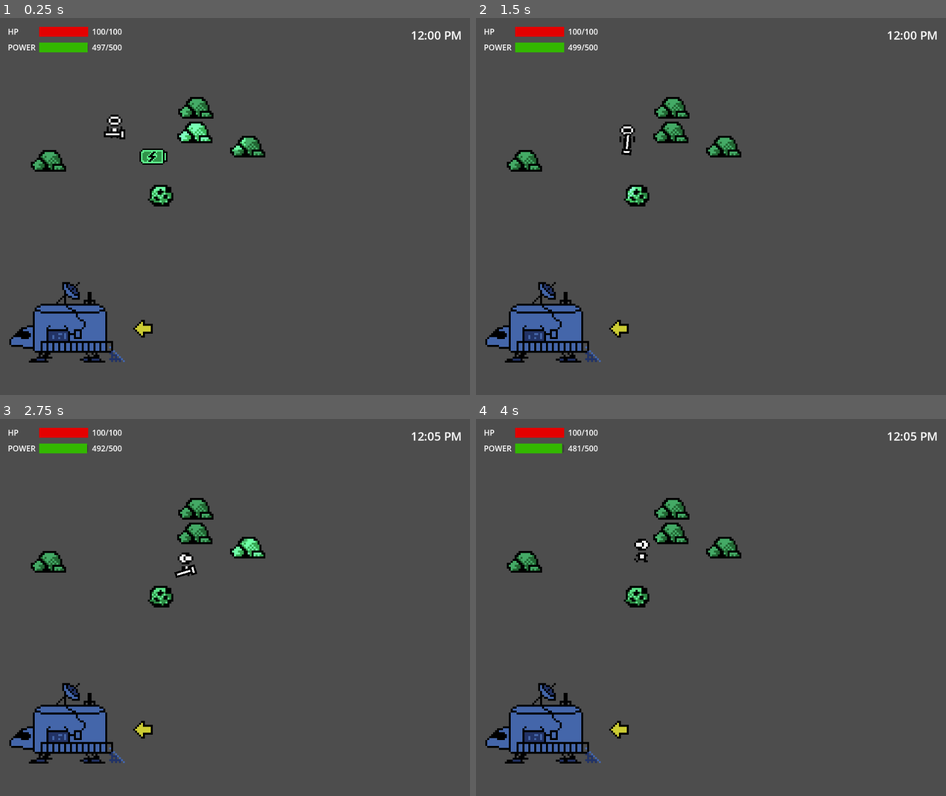
Above: before the commit, frames 1-4 (two rows, left to right).
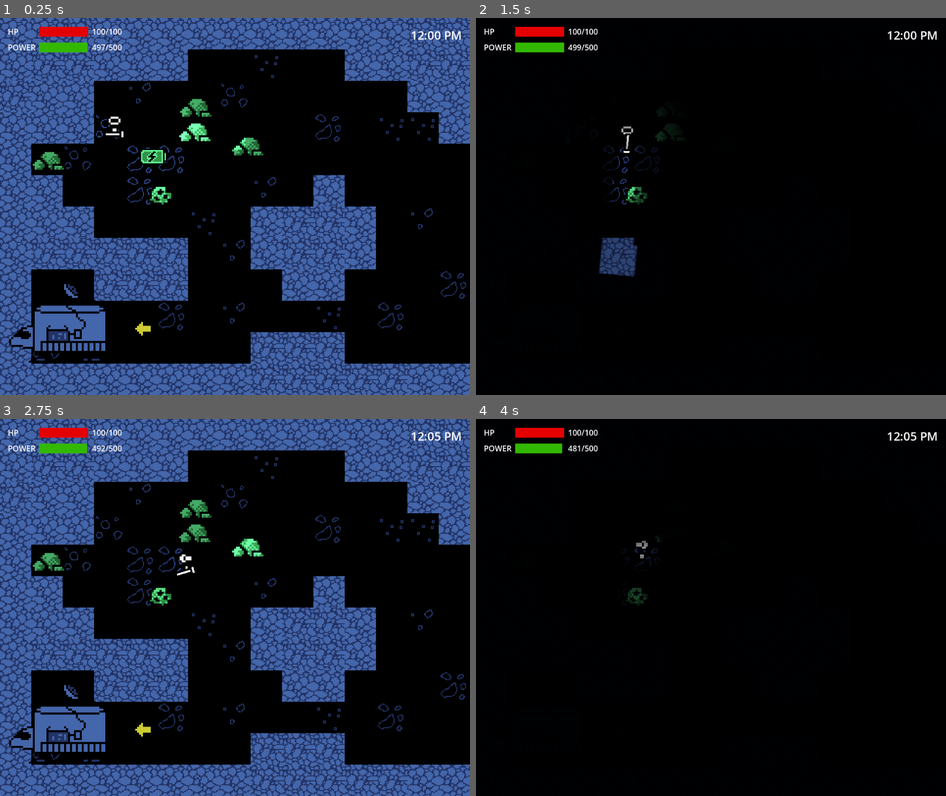
Above: after the commit, the same moments.

Repository: dylanpruitt/gamedevjs24
Game: Godot game, scene res://main.tscn
Same seed, same stepped clock (60 frames per second), same inputs: the game is played once before the commit and once after it. Sound files missing from this copy of the repository are replaced by a short silence.
Inputs (mouse positions are in pixels of both pictures, inside the frame that each line leads up to):
- Up to frame 1 (0.25 s): no input
- Up to frame 2 (1.5 s): tap Enter (ui_accept) at 0.5, 0.77 s; move the mouse to (814, 187) at 0.52 s; hold D (move_right) 0.53-1.28 s; tap 1 (test, bound only after the commit) at 0.6 s; click (814, 187) at 0.67 s; tap Space (test, bound only before the commit) at 0.8, 1.35 s; move the mouse to (617, 225) at 1.27 s; hold S (move_down) from 1.28 s (still down)
- Up to frame 3 (2.75 s): tap Enter (ui_accept) at 1.52 s; tap F (toggle_flashlight) at 1.55, 2.1 s; move the mouse to (282, 524) at 2.02 s; release S (move_down) at 2.03 s; hold D (move_right) from 2.03 s (still down); tap 1 (test, bound only after the commit) at 2.3 s
- Up to frame 4 (4 s): move the mouse to (687, 682) at 2.77 s; release D (move_right) at 2.78 s; hold W (move_up) 2.78-3.53 s; tap 1 (test, bound only after the commit) at 2.85 s; click (687, 682) at 2.92 s; tap Enter (ui_accept) at 3.02, 3.5, 3.77 s; tap Space (test, bound only before the commit) at 3.05, 3.6 s; move the mouse to (852, 664) at 3.52 s; hold Left (move_left) from 3.53 s (still down); tap F (toggle_flashlight) at 3.8 s

The runs differ from the first frame. In frame 1, 95% of the frame differs, in the area x 0-100%, y 0-100%; in frame 2, 98%; in frame 3, 95%; in frame 4, 98%.

Commit message:
added some sfx

Diff:
--- a/entities/battery_pickup/battery_pickup.gd
+++ b/entities/battery_pickup/battery_pickup.gd
@@ -15,4 +15,8 @@
 	# Kind of hacky, but if the player is colliding, give them power.
 	if body.power:
 		body.add_power(power_gain)
+		$PickupSFX.play()
+		$CollisionShape2D.queue_free()
+		$Sprite2D.queue_free()
+		await $PickupSFX.finished
 		queue_free()
--- a/entities/battery_pickup/battery_pickup.tscn
+++ b/entities/battery_pickup/battery_pickup.tscn
@@ -1,8 +1,9 @@
-[gd_scene load_steps=5 format=3 uid="uid://cx07ehh4wopf0"]
+[gd_scene load_steps=6 format=3 uid="uid://cx07ehh4wopf0"]
 
 [ext_resource type="Texture2D" uid="uid://dv5urvhd456jt" path="res://assets/battery_pickup.png" id="1_i6whb"]
 [ext_resource type="Script" path="res://entities/battery_pickup/battery_pickup.gd" id="1_ne8of"]
 [ext_resource type="Texture2D" uid="uid://bhn40lsxnxm6x" path="res://assets/neutral_light_texture_96.webp" id="3_t8dt1"]
+[ext_resource type="AudioStream" uid="uid://ga33jts4qhke" path="res://assets/sfx/item_pickup.ogg" id="4_bbbpo"]
 
 [sub_resource type="RectangleShape2D" id="RectangleShape2D_adwkf"]
 size = Vector2(20, 12)
@@ -23,4 +24,7 @@
 energy = 0.5
 texture = ExtResource("3_t8dt1")
 
+[node name="PickupSFX" type="AudioStreamPlayer2D" parent="."]
+stream = ExtResource("4_bbbpo")
+
 [connection signal="body_entered" from="." to="." method="_on_body_entered"]
--- a/entities/coal_rock/coal_rock.tscn
+++ b/entities/coal_rock/coal_rock.tscn
@@ -7,6 +7,7 @@
 [ext_resource type="PackedScene" uid="uid://v2pevsxqgv1e" path="res://components/value_component.tscn" id="5_ad7mu"]
 [ext_resource type="PackedScene" uid="uid://bjnll04vmh00" path="res://components/name_component.tscn" id="6_b6e6p"]
 [ext_resource type="Texture2D" uid="uid://bhn40lsxnxm6x" path="res://assets/neutral_light_texture_96.webp" id="7_gqlda"]
+[ext_resource type="AudioStream" uid="uid://dai4sdbvm42dg" path="res://assets/sfx/rock_breaking.wav" id="8_icebh"]
 
 [sub_resource type="RectangleShape2D" id="RectangleShape2D_8cl2t"]
 size = Vector2(12.75, 10)
@@ -49,5 +50,9 @@
 energy = 0.5
 texture = ExtResource("7_gqlda")
 
+[node name="BreakSFX" type="AudioStreamPlayer2D" parent="."]
+stream = ExtResource("8_icebh")
+volume_db = -8.0
+
 [connection signal="entity_died" from="HealthComponent" to="." method="_on_entity_died"]
 [connection signal="health_changed" from="HealthComponent" to="." method="_on_health_changed"]
--- a/entities/player/player.tscn
+++ b/entities/player/player.tscn
@@ -119,8 +119,9 @@
 [node name="Camera2D" type="Camera2D" parent="."]
 
 [node name="PointLight2D" type="PointLight2D" parent="."]
-energy = 0.85
 texture = ExtResource("8_4egi1")
+
+[node name="AudioListener2D" type="AudioListener2D" parent="."]
 
 [connection signal="drain_power" from="PlayerSprite/Drill" to="." method="_on_drill_drained_power"]
 [connection signal="drain_power" from="PlayerSprite/Flashlight" to="." method="_on_flashlight_drained_power"]
--- a/entities/rock/rock.gd
+++ b/entities/rock/rock.gd
@@ -1,19 +1,25 @@
 extends Node2D
 
 var low_health = false
+var already_dead = false
 
 func _on_entity_died():
-	GlobalVariables.add_found_item(
-		[$NameComponent.entity_name, $ValueComponent.money_value]
-	)
-	print(GlobalVariables.player_found_items)
-	queue_free()
+	if !already_dead:
+		already_dead = true
+		GlobalVariables.add_found_item(
+			[$NameComponent.entity_name, $ValueComponent.money_value]
+		)
+		print(GlobalVariables.player_found_items)
+		$BreakSFX.play()
+		$CollisionShape2D.queue_free()
+		$Sprite2D.queue_free()
+		await $BreakSFX.finished
+		queue_free()
 
 func _on_health_changed(old_value, new_value):
 	$CPUParticles2D.emitting = true
 
 	if new_value <= $HealthComponent.max_health / 2 and low_health == false:
 		low_health = true
-		var low_health_image = Image.load_from_file("res://assets/rock_broken.png")
-		var low_health_texture = ImageTexture.create_from_image(low_health_image)
+		var low_health_texture = load("res://assets/rock_broken.png")
 		$Sprite2D.set_texture(low_health_texture)
--- a/entities/rock/rock.tscn
+++ b/entities/rock/rock.tscn
@@ -6,6 +6,7 @@
 [ext_resource type="Texture2D" uid="uid://ds6ilfn73ep5q" path="res://assets/tiles/rock_particle.png" id="4_r8dqe"]
 [ext_resource type="PackedScene" uid="uid://v2pevsxqgv1e" path="res://components/value_component.tscn" id="5_0x6vk"]
 [ext_resource type="PackedScene" uid="uid://bjnll04vmh00" path="res://components/name_component.tscn" id="6_twf41"]
+[ext_resource type="AudioStream" uid="uid://dai4sdbvm42dg" path="res://assets/sfx/rock_breaking.wav" id="7_1rqhq"]
 
 [sub_resource type="RectangleShape2D" id="RectangleShape2D_8cl2t"]
 size = Vector2(12.75, 10)
@@ -40,5 +41,9 @@
 
 [node name="NameComponent" parent="." instance=ExtResource("6_twf41")]
 
+[node name="BreakSFX" type="AudioStreamPlayer2D" parent="."]
+stream = ExtResource("7_1rqhq")
+volume_db = -8.0
+
 [connection signal="entity_died" from="HealthComponent" to="." method="_on_entity_died"]
 [connection signal="health_changed" from="HealthComponent" to="." method="_on_health_changed"]
--- a/entities/ship/ship.tscn
+++ b/entities/ship/ship.tscn
@@ -84,28 +84,22 @@
 [node name="Control" type="Control" parent="."]
 layout_mode = 3
 anchors_preset = 0
-offset_left = 108.0
-offset_top = -33.0
-offset_right = 199.0
-offset_bottom = -2.0
 
 [node name="LeaveButton" type="Button" parent="Control"]
-layout_mode = 0
-offset_left = -202.0
-offset_top = -68.0
-offset_right = -122.0
-offset_bottom = -37.0
+offset_left = -94.0
+offset_top = -99.0
+offset_right = -14.0
+offset_bottom = -68.0
 focus_neighbor_right = NodePath("../ChargeItemsButton")
 focus_next = NodePath("../ChargeItemsButton")
 focus_previous = NodePath("../ChargeItemsButton")
 text = "Leave"
 
 [node name="ChargeItemsButton" type="Button" parent="Control"]
-layout_mode = 0
-offset_left = -61.0
-offset_top = -68.0
-offset_right = 49.0
-offset_bottom = -37.0
+offset_left = 47.0
+offset_top = -99.0
+offset_right = 157.0
+offset_bottom = -68.0
 focus_neighbor_left = NodePath("../LeaveButton")
 focus_next = NodePath("../LeaveButton")
 focus_previous = NodePath("../LeaveButton")
@@ -113,11 +107,10 @@
 
 [node name="Label" type="Label" parent="Control"]
 visible = false
-layout_mode = 0
-offset_left = -71.0
-offset_top = -96.0
-offset_right = 65.0
-offset_bottom = -73.0
+offset_left = 36.0
+offset_top = -126.0
+offset_right = 172.0
+offset_bottom = -103.0
 text = "Charging power..."
 
 [connection signal="body_entered" from="InnerArea" to="." method="_on_inner_area_body_entered"]
--- a/flashlight.gd
+++ b/flashlight.gd
@@ -18,5 +18,6 @@
 		drain_power.emit($PowerDrainComponent.power_drain * delta)
 	if Input.is_action_just_pressed("toggle_flashlight"):
 		toggled = !toggled
+		visible = !visible
 		$PointLight2D.enabled = toggled
-		visible = !visible
+		$ToggleSFX.play()
--- a/flashlight.tscn
+++ b/flashlight.tscn
@@ -1,9 +1,10 @@
-[gd_scene load_steps=6 format=3 uid="uid://c0rl6ym1o7ku1"]
+[gd_scene load_steps=7 format=3 uid="uid://c0rl6ym1o7ku1"]
 
 [ext_resource type="Script" path="res://flashlight.gd" id="2_7pxuh"]
 [ext_resource type="Texture2D" uid="uid://ctv6t6bwik104" path="res://assets/flashlight.png" id="2_7qpma"]
 [ext_resource type="Script" path="res://components/power_drain.gd" id="3_vvrij"]
 [ext_resource type="Texture2D" uid="uid://clxr2d57y01p4" path="res://assets/lighting_test2.png" id="4_byg5b"]
+[ext_resource type="AudioStream" uid="uid://borcu5qqbnyhc" path="res://assets/sfx/flashlight_toggle.wav" id="5_e3gey"]
 
 [sub_resource type="SpriteFrames" id="SpriteFrames_dwyyi"]
 animations = [{
@@ -31,3 +32,7 @@
 position = Vector2(35, 0)
 energy = 0.65
 texture = ExtResource("4_byg5b")
+
+[node name="ToggleSFX" type="AudioStreamPlayer2D" parent="."]
+stream = ExtResource("5_e3gey")
+volume_db = -8.0
--- a/main.gd
+++ b/main.gd
@@ -1,5 +1,4 @@
 extends Node
-
 
 # Called when the node enters the scene tree for the first time.
 func _ready():
@@ -19,6 +18,8 @@
 		$PauseMenu.show()
 		$PauseMenu/ResumeButton.grab_focus()
 		get_tree().paused = true
+	if Input.is_action_just_pressed("test"):
+		$CanvasModulate.visible = !$CanvasModulate.visible
 
 func _on_pause_menu_pressed_resume_button():
 	print("Unpaused game")
--- a/main.tscn
+++ b/main.tscn
@@ -10,6 +10,7 @@
 [ext_resource type="PackedScene" uid="uid://bxw7gxj4gpvc3" path="res://entities/coal_rock/coal_rock.tscn" id="8_wmo1i"]
 [ext_resource type="PackedScene" uid="uid://cx07ehh4wopf0" path="res://entities/battery_pickup/battery_pickup.tscn" id="9_tcb8q"]
 [ext_resource type="PackedScene" uid="uid://xc3eumu5bgcd" path="res://entities/ship/ship.tscn" id="10_87cvs"]
+[ext_resource type="AudioStream" uid="uid://srkwqk8mte3y" path="res://assets/music/test_music.wav" id="11_iarpj"]
 
 [sub_resource type="NavigationPolygon" id="NavigationPolygon_x287l"]
 vertices = PackedVector2Array(16, 16, -16, 16, -16, -16, 16, -16)
@@ -71,11 +72,10 @@
 script = ExtResource("1_ldknm")
 
 [node name="TileMap" type="TileMap" parent="."]
-visible = false
 scale = Vector2(2, 2)
 tile_set = SubResource("TileSet_ca22c")
 format = 2
-layer_0/tile_data = PackedInt32Array(0, 327682, 0, 1, 327682 …(1456 unchanged characters)… , 393218, 0, 327690, 327682, 0, 589828, 393218, 0, 524291, 393218, 0, 458755, 393218,  …(1603 unchanged characters)…
+layer_0/tile_data = PackedInt32Array(0, 327682, 0, 1, 327682 …(1456 unchanged characters)… , 393218, 0, 327690, 327682, 0, 589828, 2, 0, 524291, 393218, 0, 458755, 393218,  …(1603 unchanged characters)…
 
 [node name="HUD" parent="." instance=ExtResource("1_0hk7k")]
 
@@ -116,6 +116,9 @@
 [node name="Ship" parent="." instance=ExtResource("10_87cvs")]
 position = Vector2(108, 620)
 
+[node name="BGM" type="AudioStreamPlayer2D" parent="."]
+stream = ExtResource("11_iarpj")
+
 [connection signal="pressed_exit_button" from="PauseMenu" to="." method="_on_pause_menu_pressed_exit_button"]
 [connection signal="pressed_resume_button" from="PauseMenu" to="." method="_on_pause_menu_pressed_resume_button"]
 [connection signal="visibility_changed" from="PauseMenu" to="." method="_on_pause_menu_visibility_changed"]
--- a/project.godot
+++ b/project.godot
@@ -29,7 +29,7 @@
 
 test={
 "deadzone": 0.5,
-"events": [Object(InputEventKey,"resource_local_to_scene":false,"resource_name":"","device":-1,"window_id":0,"alt_pressed":false,"shift_pressed":false,"ctrl_pressed":false,"meta_pressed":false,"pressed":false,"keycode":0,"physical_keycode":32,"key_label":0,"unicode":32,"echo":false,"script":null)
+"events": [Object(InputEventKey,"resource_local_to_scene":false,"resource_name":"","device":-1,"window_id":0,"alt_pressed":false,"shift_pressed":false,"ctrl_pressed":false,"meta_pressed":false,"pressed":false,"keycode":0,"physical_keycode":49,"key_label":0,"unicode":49,"echo":false,"script":null)
 ]
 }
 move_left={
Not shown, added: assets/music/test_music.wav.import
Not shown, added: assets/sfx/flashlight_toggle.wav.import
Not shown, added: assets/sfx/in_orbit_ambience.wav.import
Not shown, added: assets/sfx/item_pickup.ogg.import
Not shown, added: assets/sfx/rock_breaking.wav.import
Not shown, added: assets/sfx/ship_takeoff.wav.import
Not shown, added: credits.txt
Not shown: 1 places in entities/coal_rock/coal_rock.tscn that only renumber resources
Not shown: 1 places in entities/rock/rock.tscn that only renumber resources
Not shown: 1 places in main.tscn that only renumber resources
Not shown, added: assets/music/test_music.wav
Not shown, added: assets/sfx/flashlight_toggle.wav
(and 6 more such lines)
